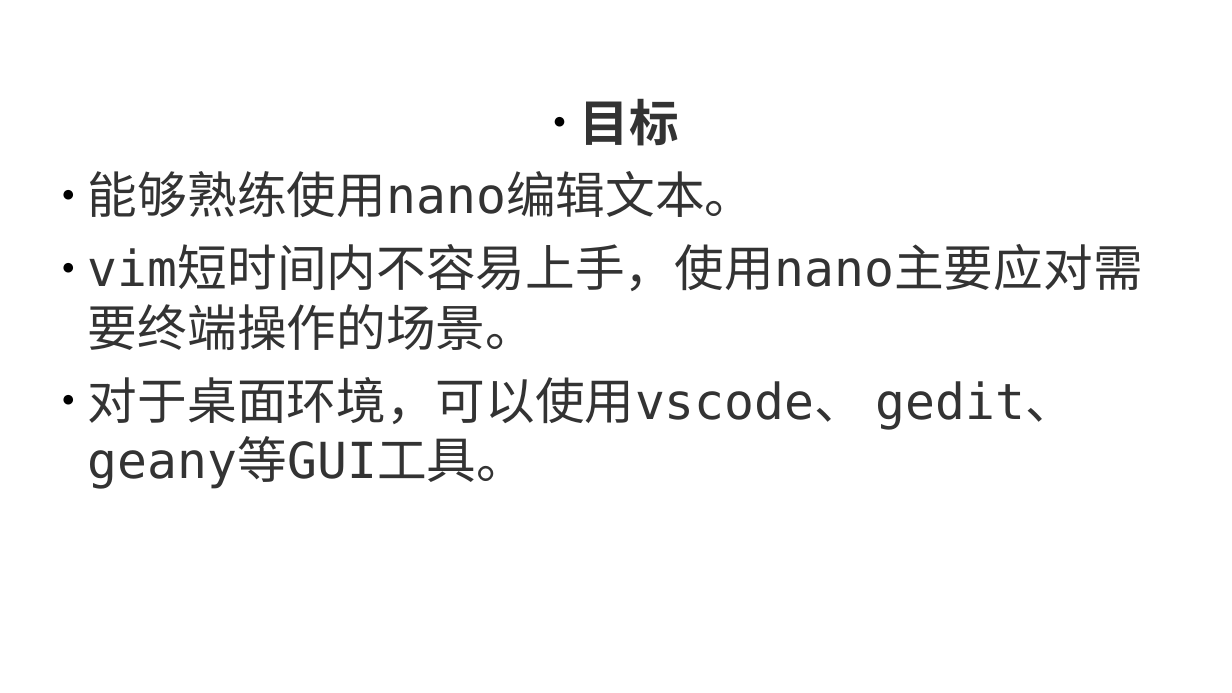
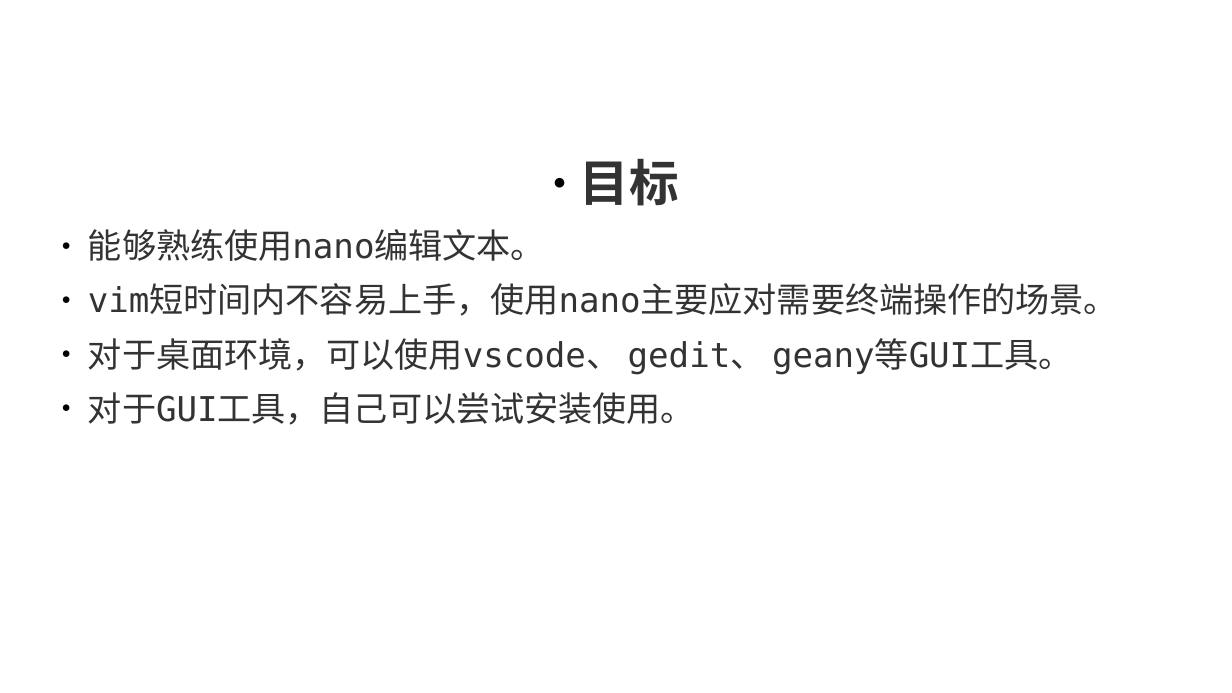
Before and after one commit to master-genius/linux-system, a slide deck: slide 2 of materials/slides/ch06-edit-file.odp. Drawn at 1232x693 pixels with LibreOffice and Linux fonts; fonts in the diff are those of the drawing. Boxes give left, top, right and bottom in pixels: in the first picture for what was removed or moved away, otherwise in the second. Text is boxed around its words. In the diff, an @@ line names an element or a change of style, - is before the commit and + after.

```diff
--- a/materials/slides/ch06-edit-file.odp
+++ b/materials/slides/ch06-edit-file.odp
@@ subtitle at box(88, 229, 1118, 374): size 32 to 22 pt in "能够熟练使用nano编辑文本。", "vim短时间内不容易上手，使用nano主要应对需要终端操作的场景。", "对于桌面环境，可以使用vscode、 gedit、 geany等GUI工具。" @@
@@ subtitle at box(88, 392, 695, 425): paragraph added @@
+● 对于GUI工具，自己可以尝试安装使用。
```
Also in this commit, not shown: 7 other slides changed, 3 slides added, 3 other files.
